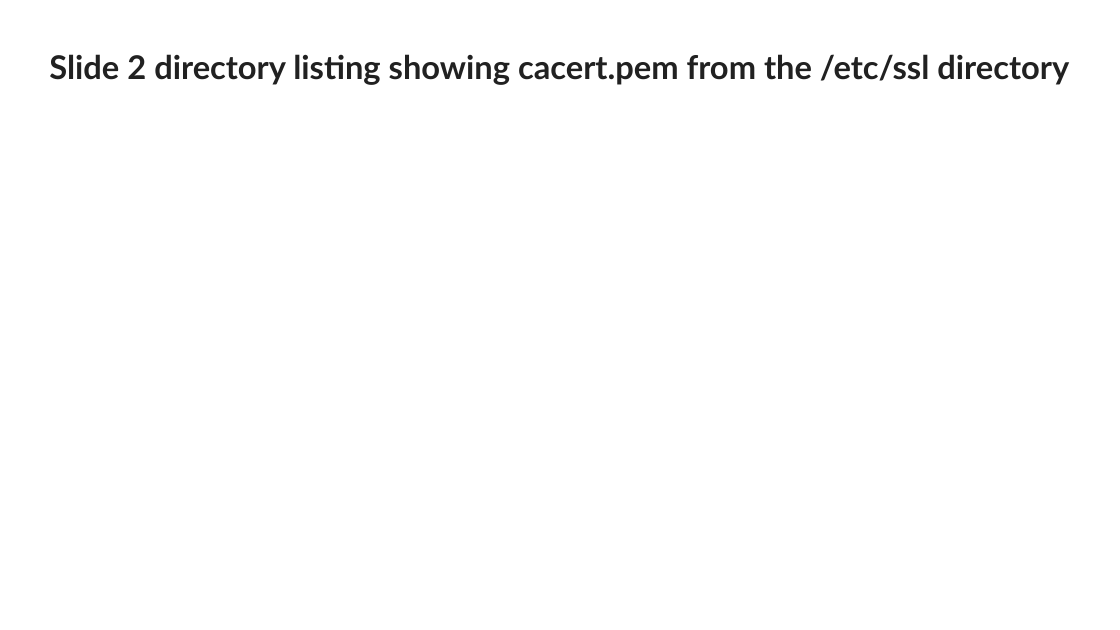
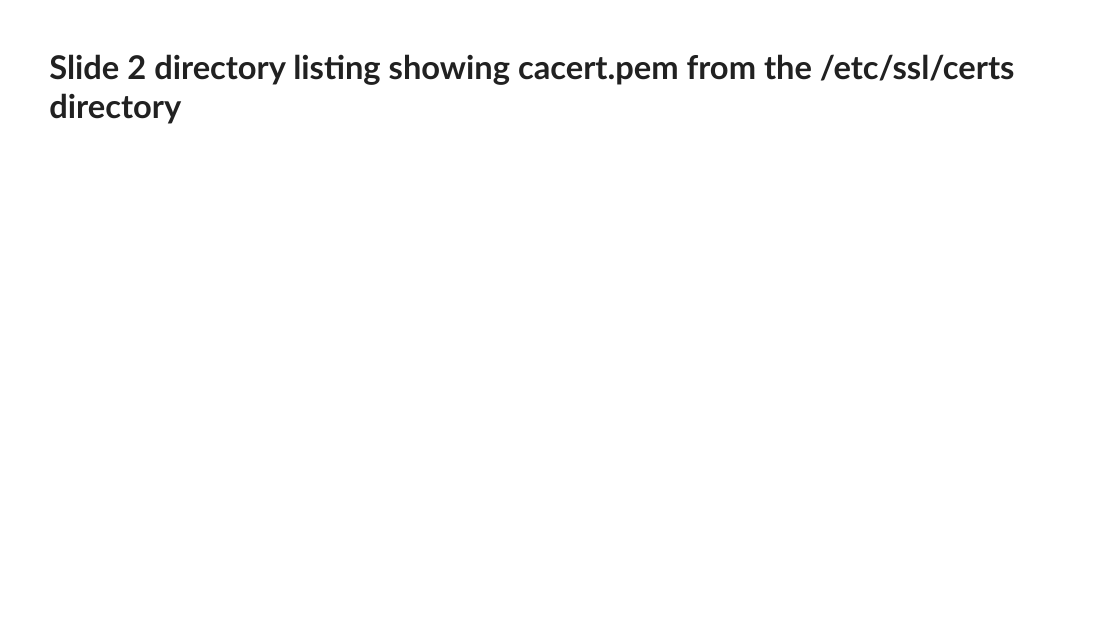
Before and after one commit to WikiSteve/networking-labs, a slide deck: slide 3 of labs/lab_certificates_md/assets/Lab Certificates SUBMISSION TEMPLATE.pptx. Drawn at 1120x630 pixels with LibreOffice and Linux fonts; fonts in the diff are those of the drawing. Boxes give left, top, right and bottom in pixels: in the first picture for what was removed or moved away, otherwise in the second. Text is boxed around its words. In the diff, an @@ line names an element or a change of style, - is before the commit and + after.

```diff
--- a/labs/lab_certificates_md/assets/Lab Certificates SUBMISSION TEMPLATE.pptx
+++ b/labs/lab_certificates_md/assets/Lab Certificates SUBMISSION TEMPLATE.pptx
@@ title at [49,54,1015,124]: text changed @@
-Slide 2 directory listing showing cacert.pem from the /etc/ssl directory
+Slide 2 directory listing showing cacert.pem from the /etc/ssl/certs directory
```
Also in this commit, not shown: 24 other files.
